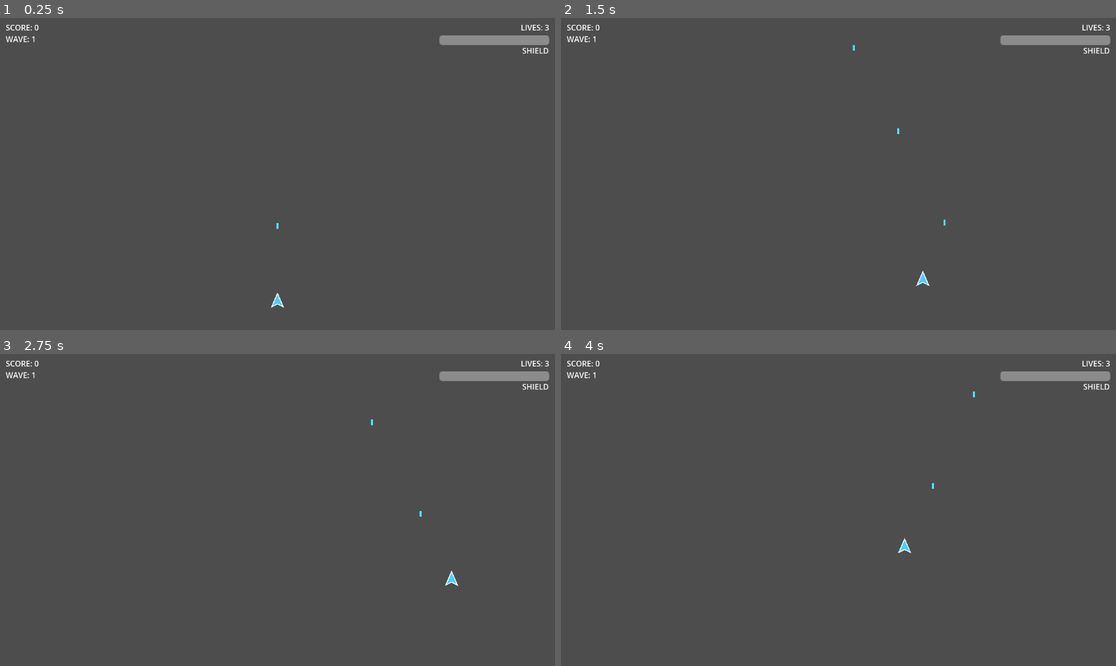
Above: before the commit, frames 1-4 (two rows, left to right).
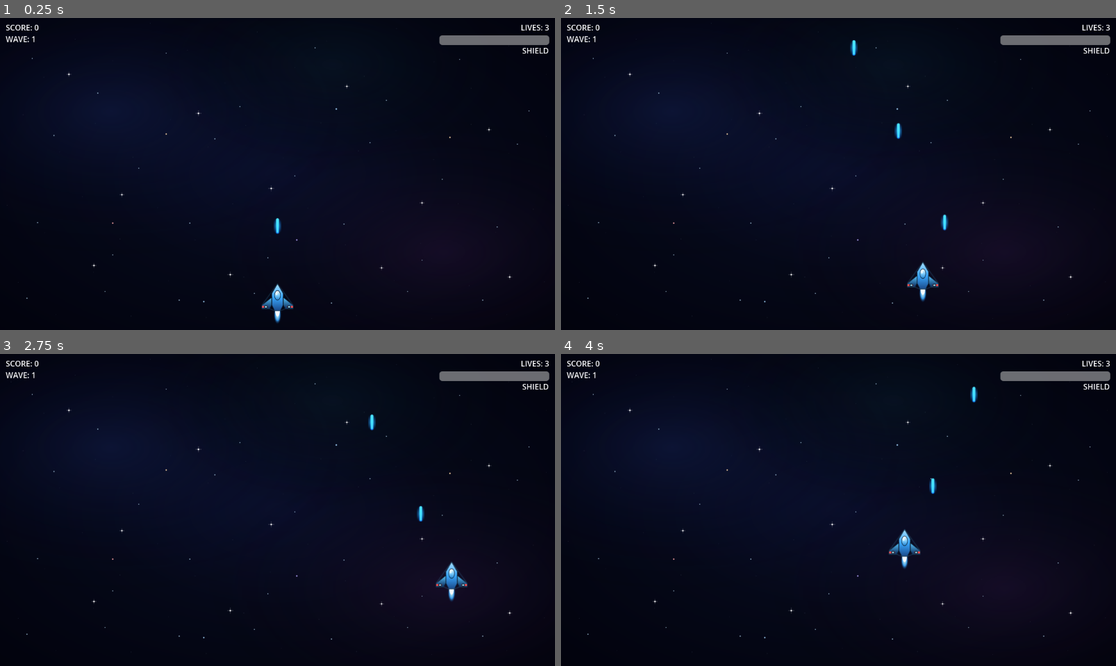
Above: after the commit, the same moments.

Repository: shrimplabs/void-patrol-variant-f-run4
Game: Godot game, scene res://scenes/main.tscn
The game is run twice, just before and just after one commit, with the same random seed, the same clock (stepped at 60 frames per second) and the same inputs.
Inputs (mouse positions are in pixels of both pictures, inside the frame that each line leads up to):
- Up to frame 1 (0.25 s): no input
- Up to frame 2 (1.5 s): tap Enter (ui_accept) at 0.5, 0.77 s; move the mouse to (960, 158) at 0.52 s; hold D (move_right) 0.53-1.25 s; tap Space at 0.6 s; click (960, 158) at 0.67 s; drag from (727, 189) to (838, 24) at 1.27 s
- Up to frame 3 (2.75 s): move the mouse to (333, 441) at 2.02 s; hold D (move_right) from 2.03 s (still down); tap Ctrl at 2.1 s
- Up to frame 4 (4 s): release D (move_right) at 2.75 s; drag from (810, 572) to (982, 510) at 2.77 s; move the mouse to (1005, 556) at 3.52 s; hold A (move_left) from 3.53 s (still down); tap Tab at 3.6 s; tap Enter (ui_accept) at 3.77 s

The runs differ from the first frame. In frame 1, 100% of the frame differs, in the area x 0-100%, y 0-100%; in frame 2, 100%; in frame 3, 100%; in frame 4, 100%.

Commit message:
Art pass: add starfield background + textured ship/enemy/bullet sprites
- Add assets/backgrounds/starfield.png (1152x648) with multi-layer stars
  and distant nebula gradients so the void doesn't look black/empty.
- Add assets/sprites/{player_ship,enemy_drone,enemy_fighter,enemy_bomber,
  bullet}.png — detailed SVG-derived space shooter sprites replacing the
  original code-drawn polygons:
    * player_ship: blue arrowhead fighter with red wing trim, cockpit
      highlight, twin wing engines, and an engine-glow trail
    * enemy_drone: green diamond with a glowing red sensor eye
    * enemy_fighter: blue X-wing-style craft with weapon pods and cockpit
    * enemy_bomber: heavy red/orange heptagon with central reactor core
      and 3 engine glow trails
    * bullet: cyan energy bolt with a soft halo
- scenes/main.tscn: add a Background Sprite2D as the first child so the
  starfield renders behind every game entity.
- scenes/{bullet,enemy_drone,enemy_fighter,enemy_bomber}.tscn: replace
  the Polygon2D Visual node with a Sprite2D that references the new
  texture, with centered=true and offset=(0,0) to keep collision
  centers aligned.
- scripts/ship_visual.gd: load the player_ship texture in _ready and
  draw it via draw_texture; keeps the original polygon as a fallback
  for headless tests if the asset is missing.
- scripts/bullet.gd: type  as CanvasItem and apply the
  per-faction color via  (Sprite2D doesn't have a
  property, but  is the equivalent tint).
- test/unit/test_bullet.gd: update the visual-color assertions to
  expect a Sprite2D and read  instead of .

Verified:
- /opt/homebrew/bin/godot --headless --script res://check_scripts.gd
  --quit: All scripts OK.
- GUT: 69 passing / 1 risky placeholder / 0 failing.
- Game launches and the StateServer shows the Background Sprite2D,
  the player ShipVisual, and in-flight bullets as Sprite2D nodes at
  expected positions.

Diff:
--- a/scenes/bullet.tscn
+++ b/scenes/bullet.tscn
@@ -1,6 +1,8 @@
-[gd_scene load_steps=3 format=3 uid="uid://b1bullet01"]
+[gd_scene load_steps=4 format=3 uid="uid://b1bullet01"]
 
 [ext_resource type="Script" path="res://scripts/bullet.gd" id="1_bullet"]
+
+[ext_resource type="Texture2D" path="res://assets/sprites/bullet.png" id="2_bullet_sprite"]
 
 [sub_resource type="RectangleShape2D" id="RectShape2D_bullet"]
 size = Vector2(4, 12)
@@ -11,8 +13,9 @@
 [node name="Shape" type="CollisionShape2D" parent="."]
 shape = SubResource("RectShape2D_bullet")
 
-[node name="Visual" type="Polygon2D" parent="."]
-color = Color(0.3, 0.9, 1, 1)
-polygon = PackedVector2Array(-2, -6, 2, -6, 2, 6, -2, 6)
+[node name="Visual" type="Sprite2D" parent="."]
+texture = ExtResource("2_bullet_sprite")
+centered = true
+offset = Vector2(0, 0)
 
 [node name="VisibleOnScreenNotifier2D" type="VisibleOnScreenNotifier2D" parent="."]
--- a/scenes/enemy_bomber.tscn
+++ b/scenes/enemy_bomber.tscn
@@ -1,6 +1,8 @@
-[gd_scene load_steps=3 format=3 uid="uid://b1enemybomber01"]
+[gd_scene load_steps=4 format=3 uid="uid://b1enemybomber01"]
 
 [ext_resource type="Script" path="res://scripts/enemy_bomber.gd" id="1_bomber"]
+
+[ext_resource type="Texture2D" path="res://assets/sprites/enemy_bomber.png" id="2_bomber_sprite"]
 
 [sub_resource type="RectangleShape2D" id="RectShape2D_bomber"]
 size = Vector2(32, 32)
@@ -11,8 +13,9 @@
 [node name="Shape" type="CollisionShape2D" parent="."]
 shape = SubResource("RectShape2D_bomber")
 
-[node name="Visual" type="Polygon2D" parent="."]
-color = Color(1.0, 0.45, 0.25, 1)
-polygon = PackedVector2Array(0, 16, -16, 4, -10, -12, 0, -6, 10, -12, 16, 4)
+[node name="Visual" type="Sprite2D" parent="."]
+texture = ExtResource("2_bomber_sprite")
+centered = true
+offset = Vector2(0, 0)
 
 [node name="VisibleOnScreenNotifier2D" type="VisibleOnScreenNotifier2D" parent="."]
--- a/scenes/enemy_drone.tscn
+++ b/scenes/enemy_drone.tscn
@@ -1,6 +1,8 @@
-[gd_scene load_steps=3 format=3 uid="uid://b1enemydrone01"]
+[gd_scene load_steps=4 format=3 uid="uid://b1enemydrone01"]
 
 [ext_resource type="Script" path="res://scripts/enemy_drone.gd" id="1_drone"]
+
+[ext_resource type="Texture2D" path="res://assets/sprites/enemy_drone.png" id="2_drone_sprite"]
 
 [sub_resource type="RectangleShape2D" id="RectShape2D_drone"]
 size = Vector2(20, 20)
@@ -11,8 +13,9 @@
 [node name="Shape" type="CollisionShape2D" parent="."]
 shape = SubResource("RectShape2D_drone")
 
-[node name="Visual" type="Polygon2D" parent="."]
-color = Color(0.7, 0.85, 0.5, 1)
-polygon = PackedVector2Array(0, 10, -10, -8, 0, -4, 10, -8)
+[node name="Visual" type="Sprite2D" parent="."]
+texture = ExtResource("2_drone_sprite")
+centered = true
+offset = Vector2(0, 0)
 
 [node name="VisibleOnScreenNotifier2D" type="VisibleOnScreenNotifier2D" parent="."]
--- a/scenes/enemy_fighter.tscn
+++ b/scenes/enemy_fighter.tscn
@@ -1,6 +1,8 @@
-[gd_scene load_steps=3 format=3 uid="uid://b1enemyfighter01"]
+[gd_scene load_steps=4 format=3 uid="uid://b1enemyfighter01"]
 
 [ext_resource type="Script" path="res://scripts/enemy_fighter.gd" id="1_fighter"]
+
+[ext_resource type="Texture2D" path="res://assets/sprites/enemy_fighter.png" id="2_fighter_sprite"]
 
 [sub_resource type="RectangleShape2D" id="RectShape2D_fighter"]
 size = Vector2(24, 24)
@@ -11,8 +13,9 @@
 [node name="Shape" type="CollisionShape2D" parent="."]
 shape = SubResource("RectShape2D_fighter")
 
-[node name="Visual" type="Polygon2D" parent="."]
-color = Color(0.4, 0.6, 1.0, 1)
-polygon = PackedVector2Array(0, 12, -12, -4, -6, -10, 0, -6, 6, -10, 12, -4)
+[node name="Visual" type="Sprite2D" parent="."]
+texture = ExtResource("2_fighter_sprite")
+centered = true
+offset = Vector2(0, 0)
 
 [node name="VisibleOnScreenNotifier2D" type="VisibleOnScreenNotifier2D" parent="."]
--- a/scenes/main.tscn
+++ b/scenes/main.tscn
@@ -1,6 +1,12 @@
-[gd_scene load_steps=2 format=3]
+[gd_scene load_steps=3 format=3]
 
 [ext_resource type="Script" path="res://scripts/main.gd" id="1_main"]
+[ext_resource type="Texture2D" path="res://assets/backgrounds/starfield.png" id="2_starfield"]
 
 [node name="Main" type="Node"]
 script = ExtResource("1_main")
+
+[node name="Background" type="Sprite2D" parent="."]
+position = Vector2(576, 324)
+texture = ExtResource("2_starfield")
+centered = true
--- a/scripts/bullet.gd
+++ b/scripts/bullet.gd
@@ -32,7 +32,7 @@
 ## another node's state.
 var last_damage: int = 0
 
-@onready var _visual: Polygon2D = get_node_or_null("Visual")
+@onready var _visual: CanvasItem = get_node_or_null("Visual")
 
 
 func _ready() -> void:
@@ -70,7 +70,7 @@
 	if _visual == null:
 		return
 	var c: Color = PLAYER_COLOR if faction == "player" else ENEMY_COLOR
-	_visual.color = c
+	_visual.modulate = c
 
 
 func _on_screen_exited() -> void:
--- a/scripts/ship_visual.gd
+++ b/scripts/ship_visual.gd
@@ -1,8 +1,25 @@
 extends Node2D
-## Simple triangle ship visual for the player. Drawn in code so we don't
-## need an imported art asset for this scaffold.
+## Player ship visual. Loads a textured sprite from res://assets/sprites/player_ship.png
+## and draws it centered on the origin. Falls back to a flat-colored polygon
+## if the texture is missing (so headless tests still render something).
+
+const SHIP_TEXTURE_PATH := "res://assets/sprites/player_ship.png"
+
+var _texture: Texture2D = null
+
+
+func _ready() -> void:
+	# load() returns null if the file is missing; we'll fall back to a polygon.
+	_texture = load(SHIP_TEXTURE_PATH) as Texture2D
+
 
 func _draw() -> void:
+	if _texture != null:
+		var sz := _texture.get_size()
+		# Center the texture on the Node2D's origin.
+		_texture.draw(get_canvas_item(), Vector2(-sz.x * 0.5, -sz.y * 0.5))
+		return
+	# Fallback: simple cyan triangle, same as the original scaffold.
 	var pts := PackedVector2Array([
 		Vector2(0, -16),
 		Vector2(-12, 12),
--- a/test/unit/test_bullet.gd
+++ b/test/unit/test_bullet.gd
@@ -72,23 +72,23 @@
 
 func test_player_bullet_uses_cyan_color() -> void:
 	var b: Bullet = _acquire_player(Vector2.ZERO)
-	var visual: Polygon2D = b.get_node("Visual")
-	assert_almost_eq(visual.color.r, BULLET_SCRIPT.PLAYER_COLOR.r, 0.01,
+	var visual: Sprite2D = b.get_node("Visual")
+	assert_almost_eq(visual.modulate.r, BULLET_SCRIPT.PLAYER_COLOR.r, 0.01,
 		"player red channel")
-	assert_almost_eq(visual.color.g, BULLET_SCRIPT.PLAYER_COLOR.g, 0.01,
+	assert_almost_eq(visual.modulate.g, BULLET_SCRIPT.PLAYER_COLOR.g, 0.01,
 		"player green channel")
-	assert_almost_eq(visual.color.b, BULLET_SCRIPT.PLAYER_COLOR.b, 0.01,
+	assert_almost_eq(visual.modulate.b, BULLET_SCRIPT.PLAYER_COLOR.b, 0.01,
 		"player blue channel")
 
 
 func test_enemy_bullet_uses_orange_color() -> void:
 	var b: Bullet = _acquire_enemy(Vector2.ZERO)
-	var visual: Polygon2D = b.get_node("Visual")
-	assert_almost_eq(visual.color.r, BULLET_SCRIPT.ENEMY_COLOR.r, 0.01,
+	var visual: Sprite2D = b.get_node("Visual")
+	assert_almost_eq(visual.modulate.r, BULLET_SCRIPT.ENEMY_COLOR.r, 0.01,
 		"enemy red channel")
-	assert_almost_eq(visual.color.g, BULLET_SCRIPT.ENEMY_COLOR.g, 0.01,
+	assert_almost_eq(visual.modulate.g, BULLET_SCRIPT.ENEMY_COLOR.g, 0.01,
 		"enemy green channel")
-	assert_almost_eq(visual.color.b, BULLET_SCRIPT.ENEMY_COLOR.b, 0.01,
+	assert_almost_eq(visual.modulate.b, BULLET_SCRIPT.ENEMY_COLOR.b, 0.01,
 		"enemy blue channel")
 
 
Binary file added: assets/backgrounds/starfield.png
Not shown, added: assets/backgrounds/starfield.png.import
Binary file added: assets/sprites/bullet.png
Not shown, added: assets/sprites/bullet.png.import
Binary file added: assets/sprites/enemy_bomber.png
Not shown, added: assets/sprites/enemy_bomber.png.import
Binary file added: assets/sprites/enemy_drone.png
Not shown, added: assets/sprites/enemy_drone.png.import
Binary file added: assets/sprites/enemy_fighter.png
Not shown, added: assets/sprites/enemy_fighter.png.import
Binary file added: assets/sprites/player_ship.png
Not shown, added: assets/sprites/player_ship.png.import
